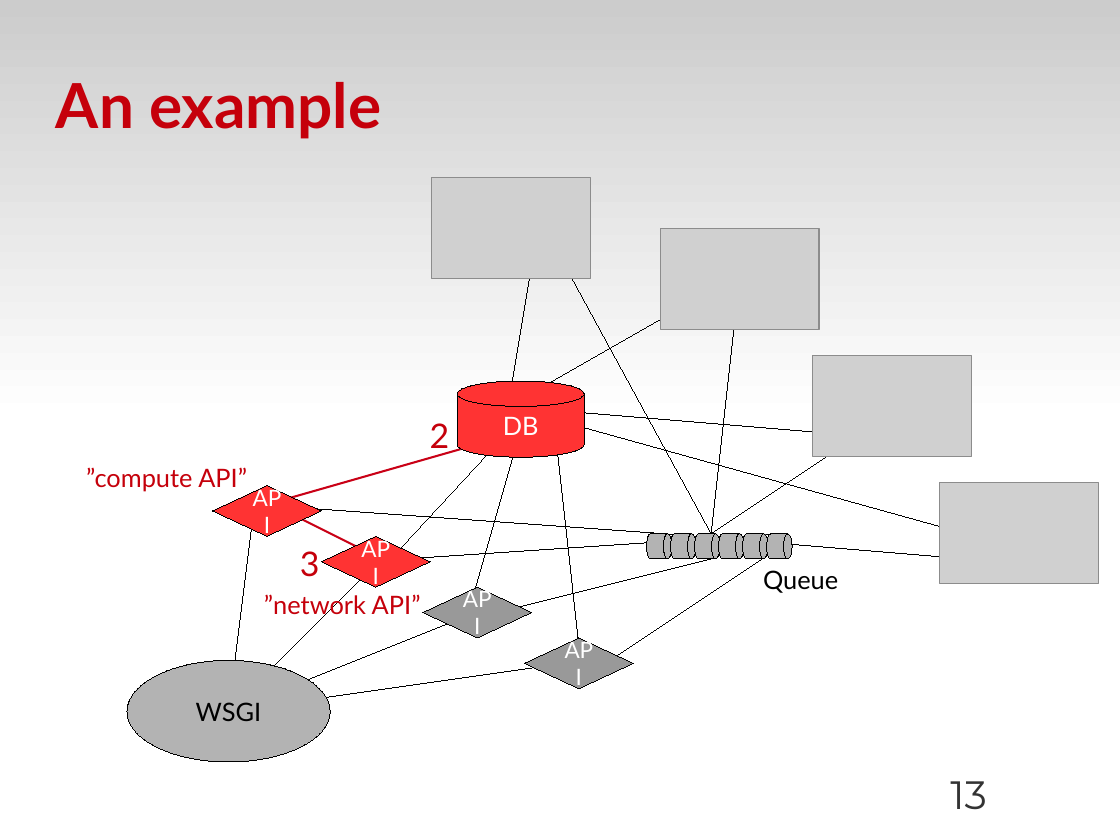
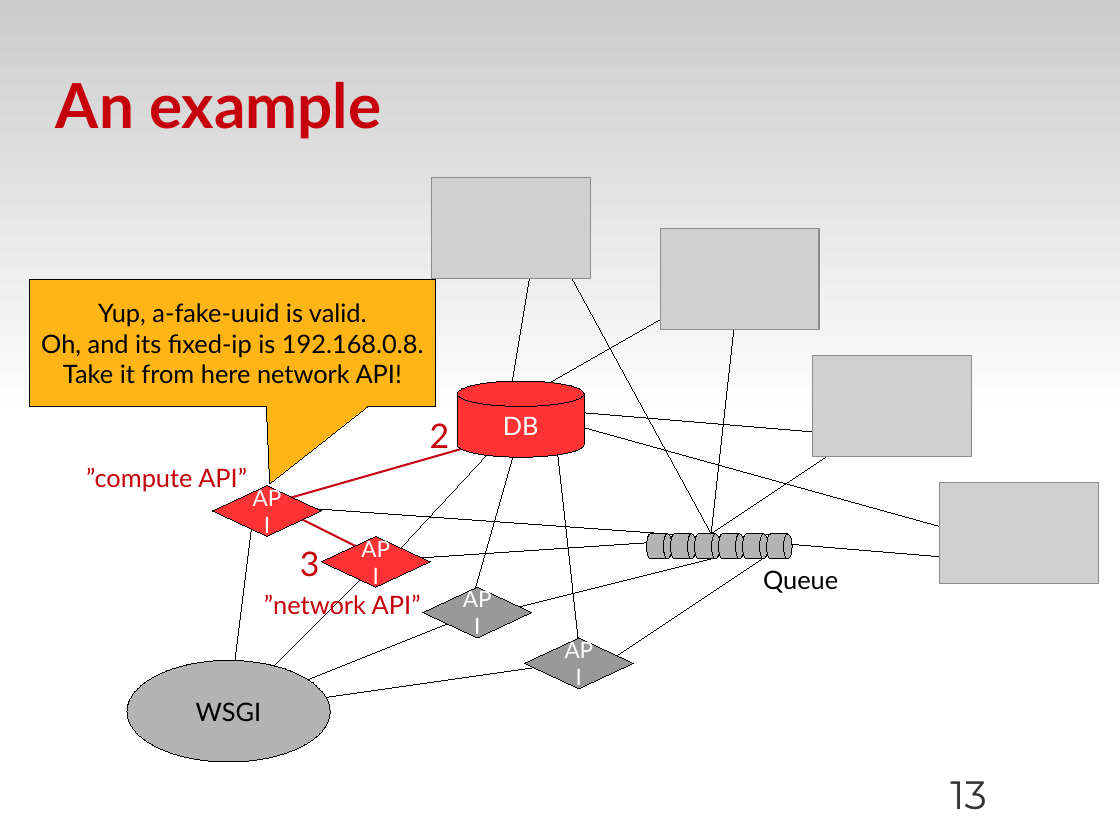
Before and after one commit to zyluo/talk-COSUG-2012, a slide deck: slide 13 of COSUG-2012.odp. Drawn at 1120x840 pixels with LibreOffice and Linux fonts; fonts in the diff are those of the drawing; grey boxes stand for pictures; background and template pictures are left out. Boxes give left, top, right and bottom in pixels: in the first picture for what was removed or moved away, otherwise in the second. Text is boxed around its words. In the diff, an @@ line names an element or a change of style, - is before the commit and + after.

Commit message:
add example text

```diff
--- a/COSUG-2012.odp
+++ b/COSUG-2012.odp
@@ speech box added at (29, 279, 436, 407), fill #FFB515, outline #000000 0 pt, 18 pt, text #000000 @@
+Yup, a-fake-uuid is valid.
+Oh, and its fixed-ip is 192.168.0.8.
+Take it from here network API!
```
Also in this commit, not shown: 9 other slides changed, 2 other files.
